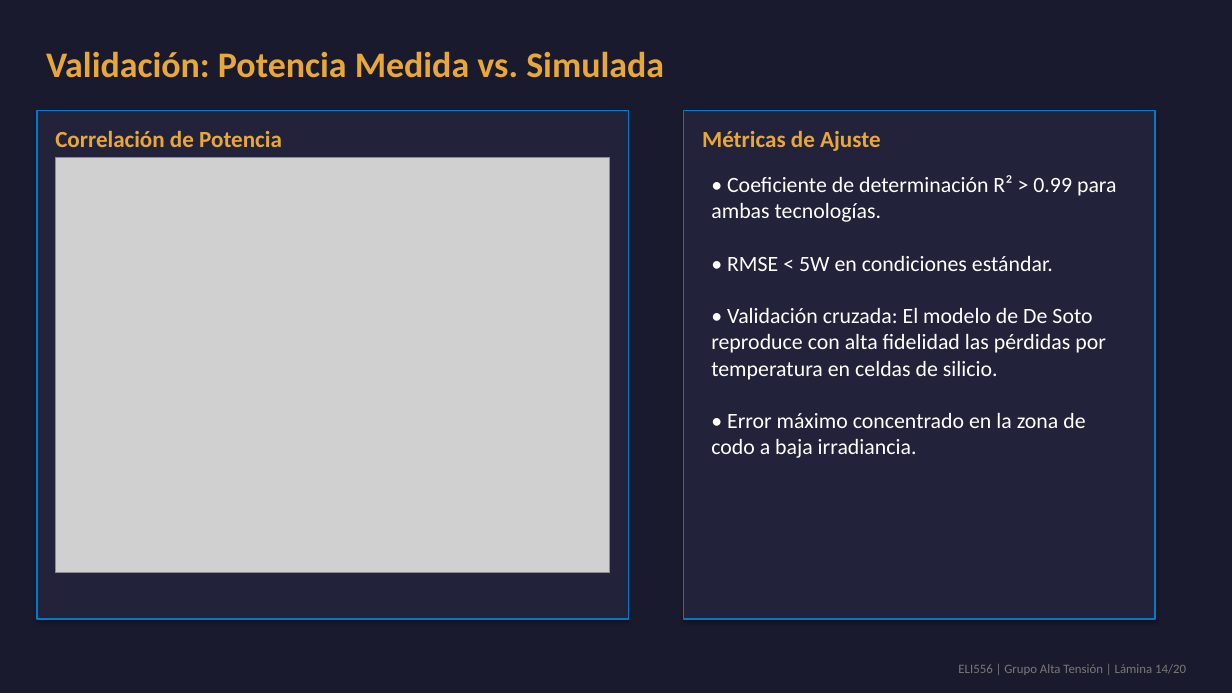
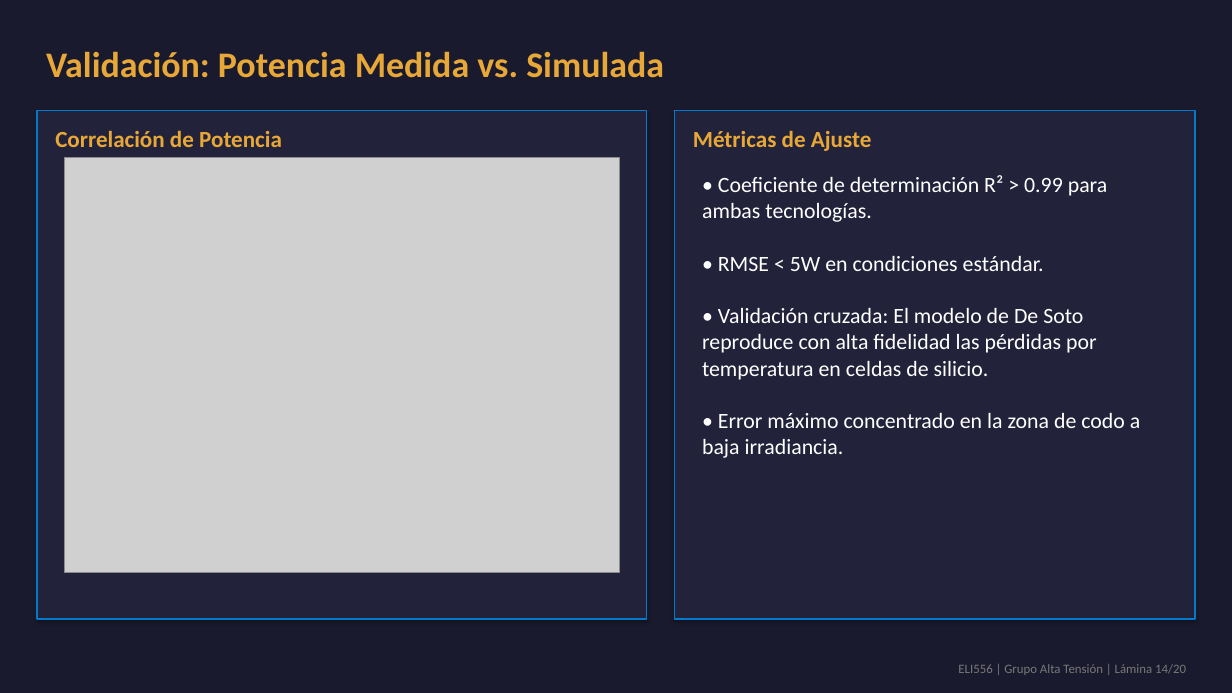
Before and after one commit to theChosen16/t2-paneles, a slide deck: slide 14 of output/Presentacion_Final_ELI556_Atacama.pptx. Drawn at 1232x693 pixels with LibreOffice and Linux fonts; fonts in the diff are those of the drawing; grey boxes stand for pictures. Boxes give left, top, right and bottom in pixels: in the first picture for what was removed or moved away, otherwise in the second. Text is boxed around its words. In the diff, an @@ line names an element or a change of style, - is before the commit and + after.

```diff
--- a/output/Presentacion_Final_ELI556_Atacama.pptx
+++ b/output/Presentacion_Final_ELI556_Atacama.pptx
@@ rectangle: place and size @@
-rectangle at (37,111,628,619)
+rectangle at (37,111,647,619)
@@ rectangle: place and size @@
-rectangle at (684,111,1155,619)
+rectangle at (675,111,1195,619)
@@ text "Métricas de Ajuste": place and size @@
-text "Métricas de Ajuste" at (702,131,881,151)
+text "Métricas de Ajuste" at (693,131,872,151)
@@ picture: place and size @@
-picture at (55,157,610,573)
+picture at (65,157,619,573)
@@ text "• Coeficiente de determinación R² ..." rewrapped from (711,175,1117,458) to (702,175,1140,458) @@
```
Also in this commit, not shown: 12 other slides changed, 28 other files.
